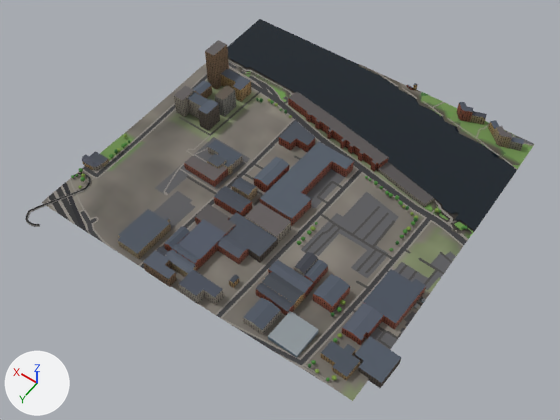
The glTF model glasgow-subway/data/city/city_6_5.glb: old version first, new version second.
Camera for both pictures: a 50 mm lens placed at (-748.0, 349.0, 842.0), pointed at (-367.0, -185.0, 3.0). Every picture has the same lights, and +X, +Y and +Z are marked at lower left. The picture after the commit comes second. Where no turn or scale is listed for an object, it has been applied to the vertices. Vertices at exactly the same position are counted once.

Before the edit, the objects in view are built like this:
```python
ob_roads_6_5 = bpy.data.objects.new('roads_6_5', me_roads_6_5)
ob_roads_6_5.location = (-348.0, -232.0, 11.0)
ob_terrain_6_5 = bpy.data.objects.new('terrain_6_5', me_terrain_6_5)
ob_terrain_6_5.location = (-350.0, -250.0, 10.0)
ob_water_6_5 = bpy.data.objects.new('water_6_5', me_water_6_5)
ob_water_6_5.location = (-350.0, -404.0, 3.0)
# also in view: 'buildings_6_5' at (-354.0, -250.0, 40.0); 'green_6_5' at (-350.0, -304.0, 6.0)
```
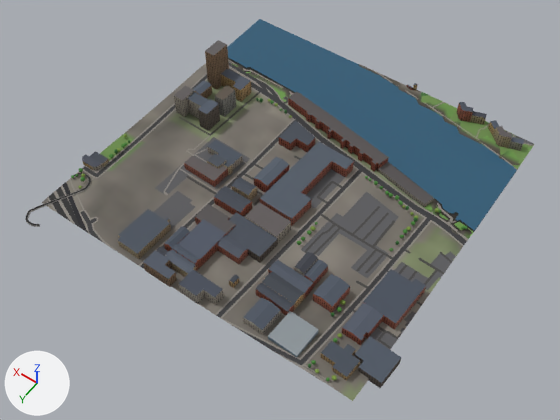
Where the change shows, as pixel boxes (x1, y1, x2, y2) in the pictures (560 x 420 px):
```json
{"object": "water_6_5", "change": "surface changed, recoloured", "before": [227, 19, 517, 231], "after": [227, 19, 517, 231], "on screen": "lighter"}
{"part": 1, "of": "me_roads_6_5", "change": "reshaped", "before": [373, 70, 534, 169], "after": [373, 70, 527, 169]}
```

The change, as JSON lines over the scene's bpy script:
```json
{"block": "mat_mat_water", "where": "n2 = _N.new('ShaderNodeMix'); n2.name = 'Mix'"}
{"op": "set", "path": "n2.inputs[7].default_value", "old": "(0.0331, 0.0946, 0.133, 1.0)", "new": "(0.787, 0.89, 1.0, 1.0)", "note": "'B', dark cyan #335766 -> 'B', pale blue #e5f2ff"}
{"block": "me_roads_6_5", "where": "# used by ob_roads_6_5; location = (-348.0, -232.0, 11.0)"}
{"op": "remove", "block": "me_roads_6_5", "code": "me_roads_6_5.from_pydata(...)  # 3527 vertices, 3956 faces; spans x -252.0..252.0, y -268.0..268.0, z -10.0..10.0"}
{"op": "add", "block": "me_roads_6_5", "code": "me_roads_6_5.from_pydata(...)  # 1946 vertices, 2183 faces; spans x -252.0..252.0, y -268.0..268.0, z -10.0..10.0"}
{"block": "me_roads_6_5", "change": "me_roads_6_5 part 1: 6 vertices moved within x -233.0..-141.0, y -262.0..-229.0, z -6.0..-5.0; 109 vertices removed from x -243.0..16.0, y -268.0..-211.0, z -9.0..-5.0; 23 vertices added at x -237.0..13.0, y -268.0..-216.0, z -8.0..-5.0"}
{"block": "me_roads_6_5", "change": "other edits to the shape of me_roads_6_5 do not show in these pictures"}
{"block": "me_water_6_5", "where": "me_water_6_5.from_pydata(...)  # 218 vertices, 289 faces; spans x -250.0..250.0, y -96.0..96.0, z 0.0"}
{"block": "me_water_6_5", "where": "# used by ob_water_6_5; location = (-350.0, -404.0, 3.0)"}
{"block": "me_water_6_5", "change": "me_water_6_5 part 2: 289 faces centred in x -246.0..248.0, y -94.0..94.0, z 0.0 are repainted in the vertex colours; the middle colour goes from dark blue #2a4d5c to dark blue #326076"}
```
